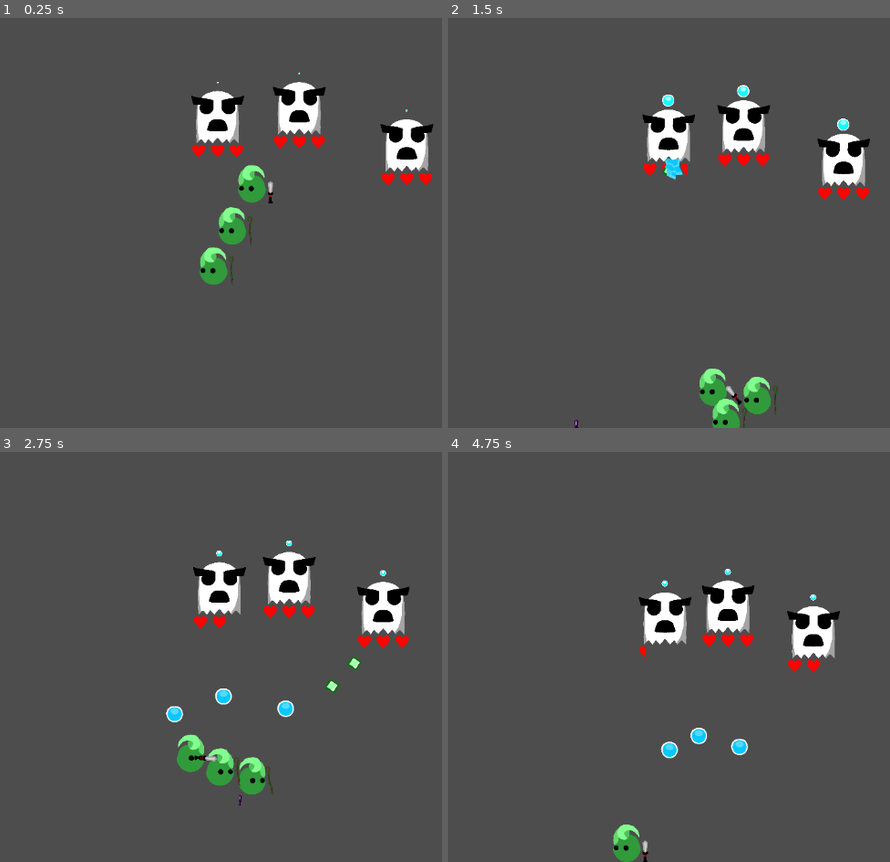
Above: before the commit, frames 1-4 (two rows, left to right).
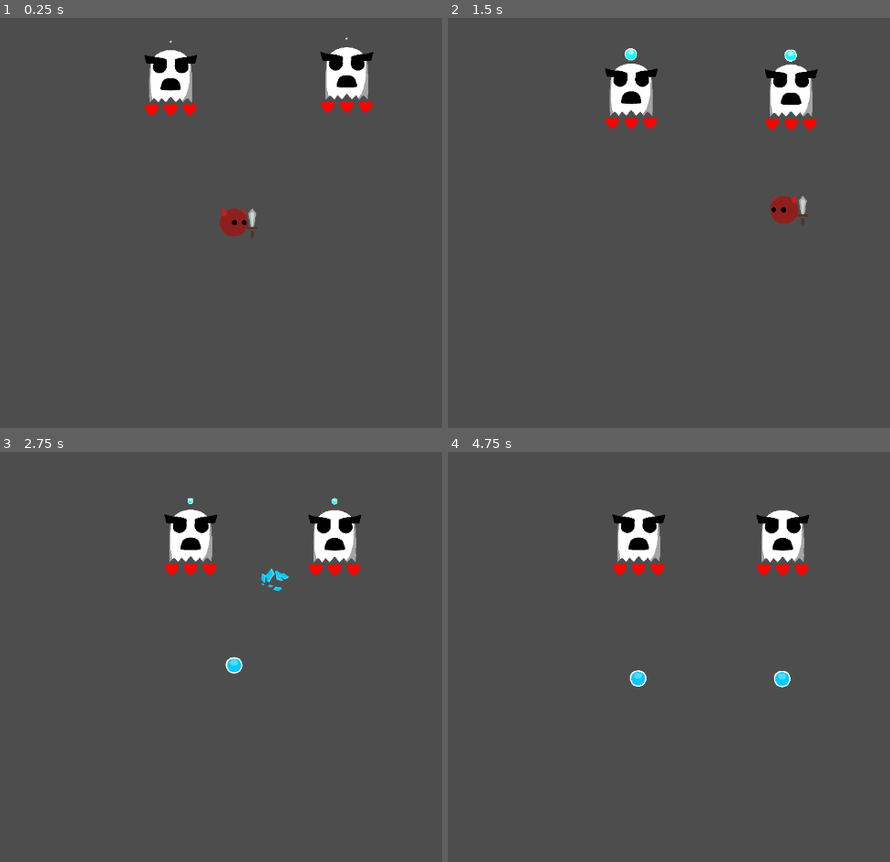
Above: after the commit, the same moments.

Repository: HoneyPony/impish-descent-future
Game: Godot game, scene res://Game.tscn
Same seed, same stepped clock (60 frames per second), same inputs: the game is played once before the commit and once after it.
Inputs (mouse positions are in pixels of both pictures, inside the frame that each line leads up to):
- Up to frame 1 (0.25 s): no input
- Up to frame 2 (1.5 s): move the mouse to (841, 202) at 0.52 s; hold D (player_right) 0.53-1.28 s; move the mouse to (536, 243) at 1.27 s
- Up to frame 3 (2.75 s): move the mouse to (304, 566) at 2.02 s; hold D (player_right) from 2.03 s (still down)
- Up to frame 4 (4.75 s): move the mouse to (646, 739) at 2.77 s; move the mouse to (outside the picture) at 3.52 s; release D (player_right) at 3.53 s; move the mouse to (461, 595) at 4.27 s

The runs differ from the first frame. In frame 1, 8.3% of the frame differs, in the area x 32-99%, y 4-66%; in frame 2, 8.9%, in the area x 28-96%, y 7-100%; in frame 3, 8.8%; in frame 4, 7.7%.

Commit message:
Fix ghost bullet

Diff:
--- a/Game.tscn
+++ b/Game.tscn
@@ -12,14 +12,11 @@
 [node name="PauseMenu" parent="." instance=ExtResource("1")]
 visible = false
 
-[node name="SimpleGhost" parent="." instance=ExtResource("3_vahep")]
-position = Vector2(-36, -227)
+[node name="SimpleGhost4" parent="." instance=ExtResource("3_vahep")]
+position = Vector2(-136, -313)
 
-[node name="SimpleGhost2" parent="." instance=ExtResource("3_vahep")]
-position = Vector2(142, -245)
-
-[node name="SimpleGhost3" parent="." instance=ExtResource("3_vahep")]
-position = Vector2(372, -163)
+[node name="SimpleGhost5" parent="." instance=ExtResource("3_vahep")]
+position = Vector2(243, -318)
 
 [node name="CanvasLayer" type="CanvasLayer" parent="."]
 
--- a/SpawnImps.gd
+++ b/SpawnImps.gd
@@ -3,9 +3,12 @@
 
 # Called when the node enters the scene tree for the first time.
 func _ready():
-	GS.spawn_imp(get_parent(), GS.valid_imps[2], global_position)
-	GS.spawn_imp(get_parent(), GS.valid_imps[3], global_position)
-	GS.spawn_imp(get_parent(), GS.valid_imps[2], global_position)
+	GS.spawn_imp(get_parent(), GS.valid_imps[0], global_position)
+	#GS.spawn_imp(get_parent(), GS.valid_imps[4], global_position)
+	#GS.spawn_imp(get_parent(), GS.valid_imps[4], global_position)
+	#GS.spawn_imp(get_parent(), GS.valid_imps[3], global_position)
+	#GS.spawn_imp(get_parent(), GS.valid_imps[4], global_position)
+	#GS.spawn_imp(get_parent(), GS.valid_imps[5], global_position)
 	#GS.spawn_imp(get_parent(), GS.valid_imps[1], global_position)
 	pass # Replace with function body.
 
--- a/enemies/simple_ghost.gd
+++ b/enemies/simple_ghost.gd
@@ -62,4 +62,6 @@
 	collision_timeouts[body] = 0.5
 
 	if health <= 0:
+		if current_projectile != null and not current_projectile.fired:
+			current_projectile.die()
 		queue_free()
Binary file changed: buffs/buff_dagger.png
Not shown, changed: buffs/buff_dagger.kra
Not shown, changed: buffs/buff_dagger.kra~
Not shown, added: buffs/buff_dagger.png~
